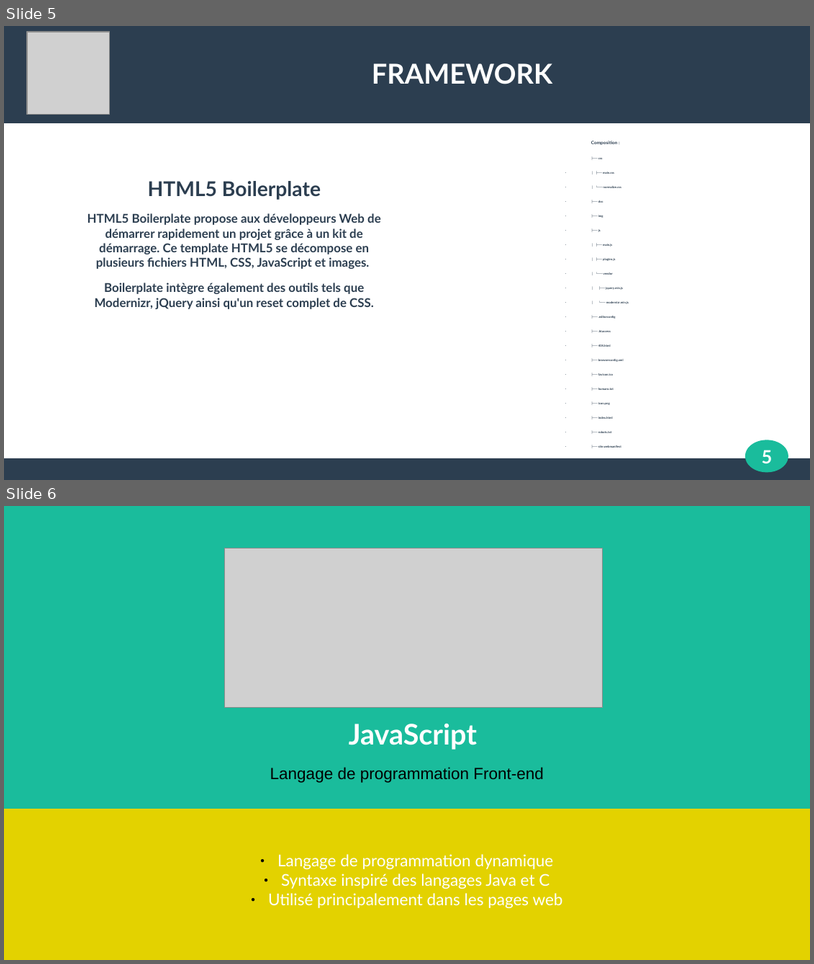
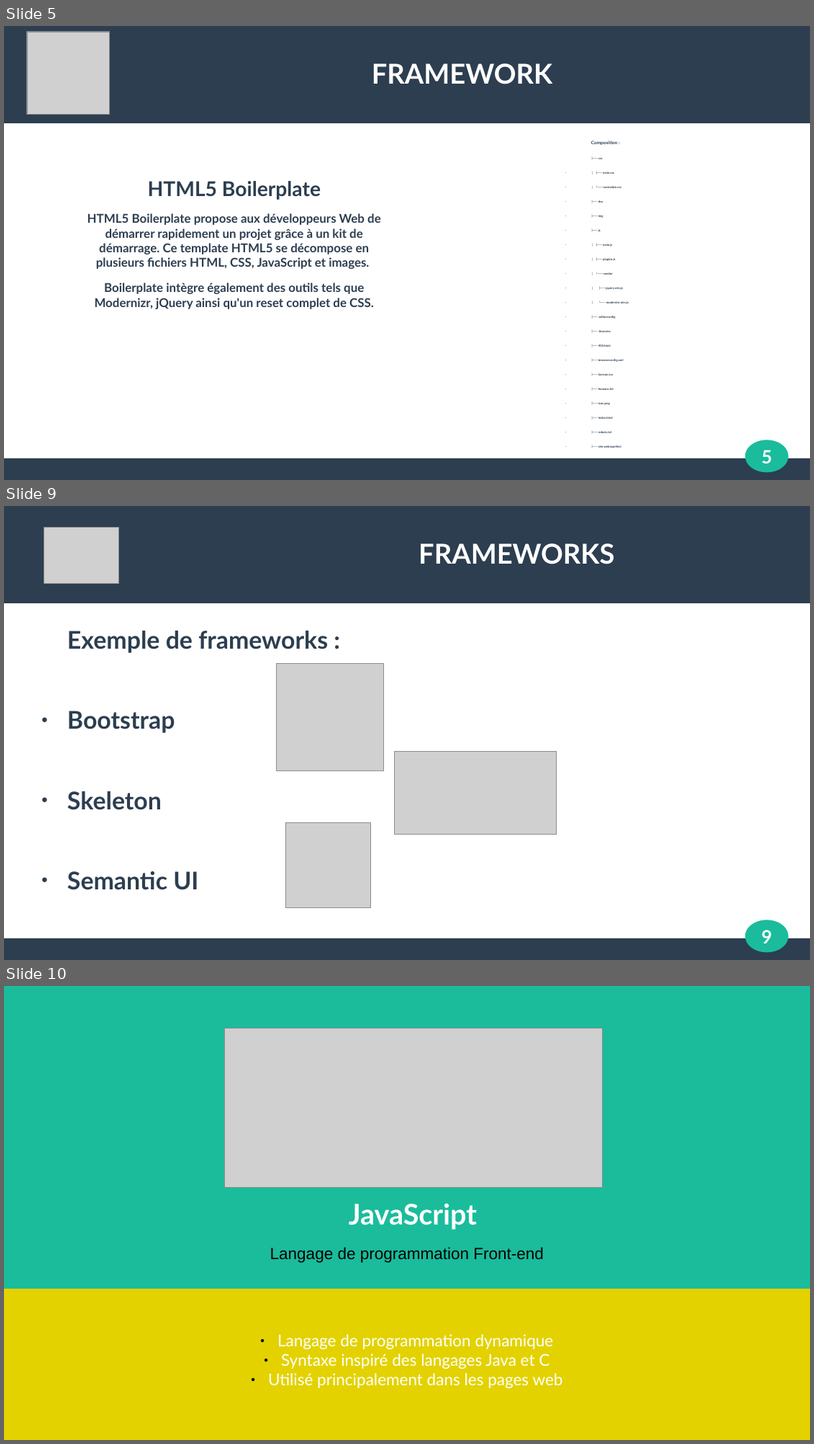
Before and after one commit to dclkent1parker/PresentationLangages, a slide deck: final.odp. Shown one above the other, each under a label of ours: slides 5 and 6 before the commit, slides 5, 9 and 10 after it; the slides between them are not shown. The pictures are 814x964 and 814x1444 pixels, drawn with LibreOffice and Linux fonts; fonts in the diff are those of the drawing; grey boxes stand for pictures; background and template pictures are left out. Boxes give left, top, right and bottom in pixels: in the first picture for what was removed or moved away, otherwise in the second. Text is boxed around its words. In the diff, an @@ line names an element or a change of style, - is before the commit and + after.

```diff
--- a/final.odp
+++ b/final.odp
@@ slide 9 added at (4, 506, 810, 960), background #FFFFFF; not listed: 3 template elements that a slide beside it also shows @@
@@ picture added at (44, 528, 119, 584) @@
@@ title added at (419, 543, 615, 564), 27 pt, text #FFFFFF, bold @@
+FRAMEWORKS
@@ text added at (67, 631, 328, 890), 24 pt, text #2C3E50, bold @@
+Exemple de frameworks :
+● Bootstrap
+● Skeleton
+● Semantic UI
@@ picture added at (277, 664, 384, 771) @@
@@ picture added at (395, 751, 556, 834) @@
@@ picture added at (286, 823, 370, 907) @@
@@ page number added at (762, 929, 773, 943), 18 pt, text #FFFFFF, bold @@
+9
@@ what was slide 6 is now slide 10 @@
```
Also in this commit, not shown: 2 slides changed, 3 other slides added.
